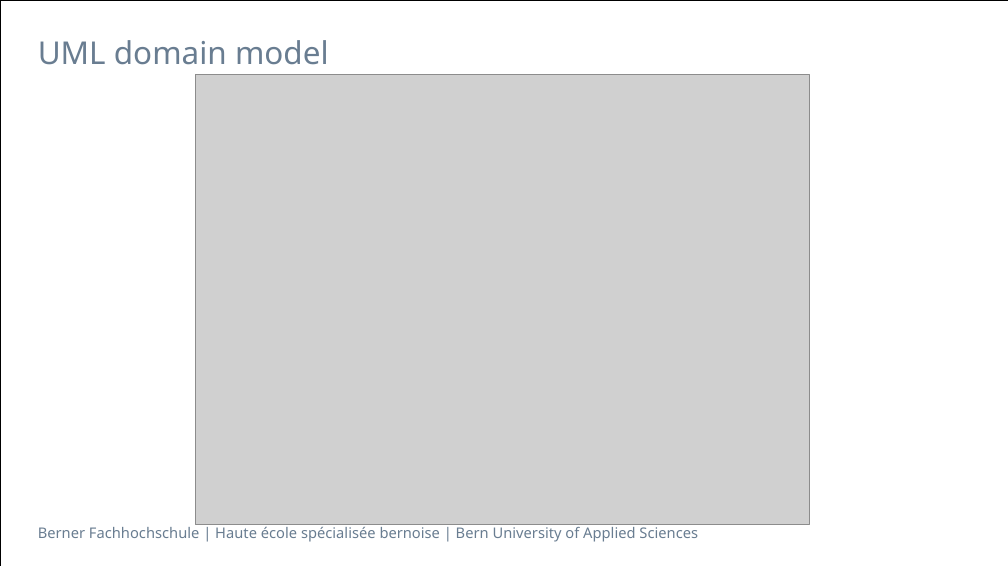
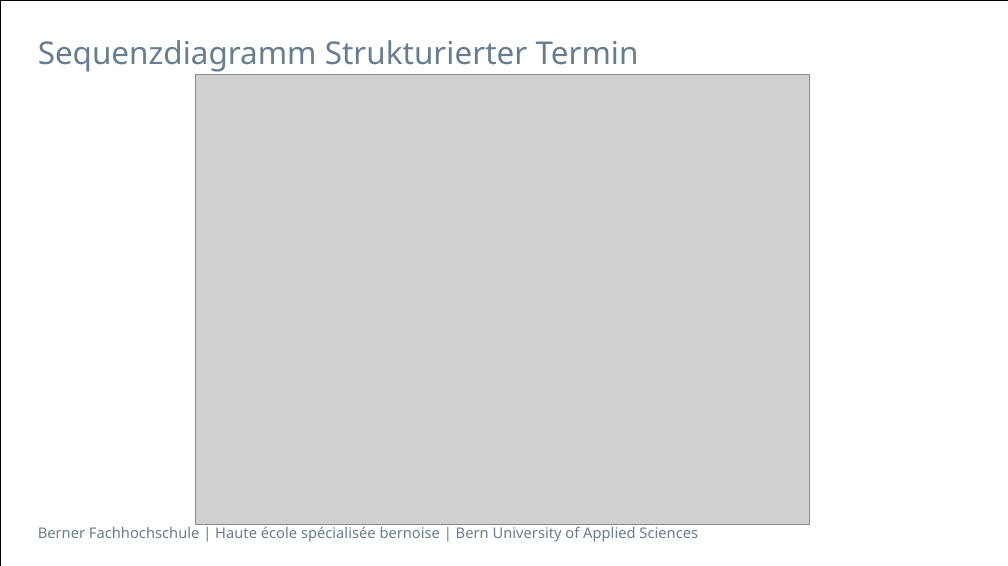
Before and after one commit to selvs1/ePsyDoc, a slide deck: slide 9 of doc/task-02/Präsentation/Task02- Ärzte - Suchtpatienten.pptx. Drawn at 1008x566 pixels with LibreOffice and Linux fonts; fonts in the diff are those of the drawing; grey boxes stand for pictures. Boxes give left, top, right and bottom in pixels: in the first picture for what was removed or moved away, otherwise in the second. Text is boxed around its words. In the diff, an @@ line names an element or a change of style, - is before the commit and + after.

Commit message:
korrektur folie

```diff
--- a/doc/task-02/Präsentation/Task02- Ärzte - Suchtpatienten.pptx
+++ b/doc/task-02/Präsentation/Task02- Ärzte - Suchtpatienten.pptx
@@ title at (x1=38, y1=40, x2=639, y2=72): text changed @@
-UML domain model
+Sequenzdiagramm Strukturierter Termin
```
